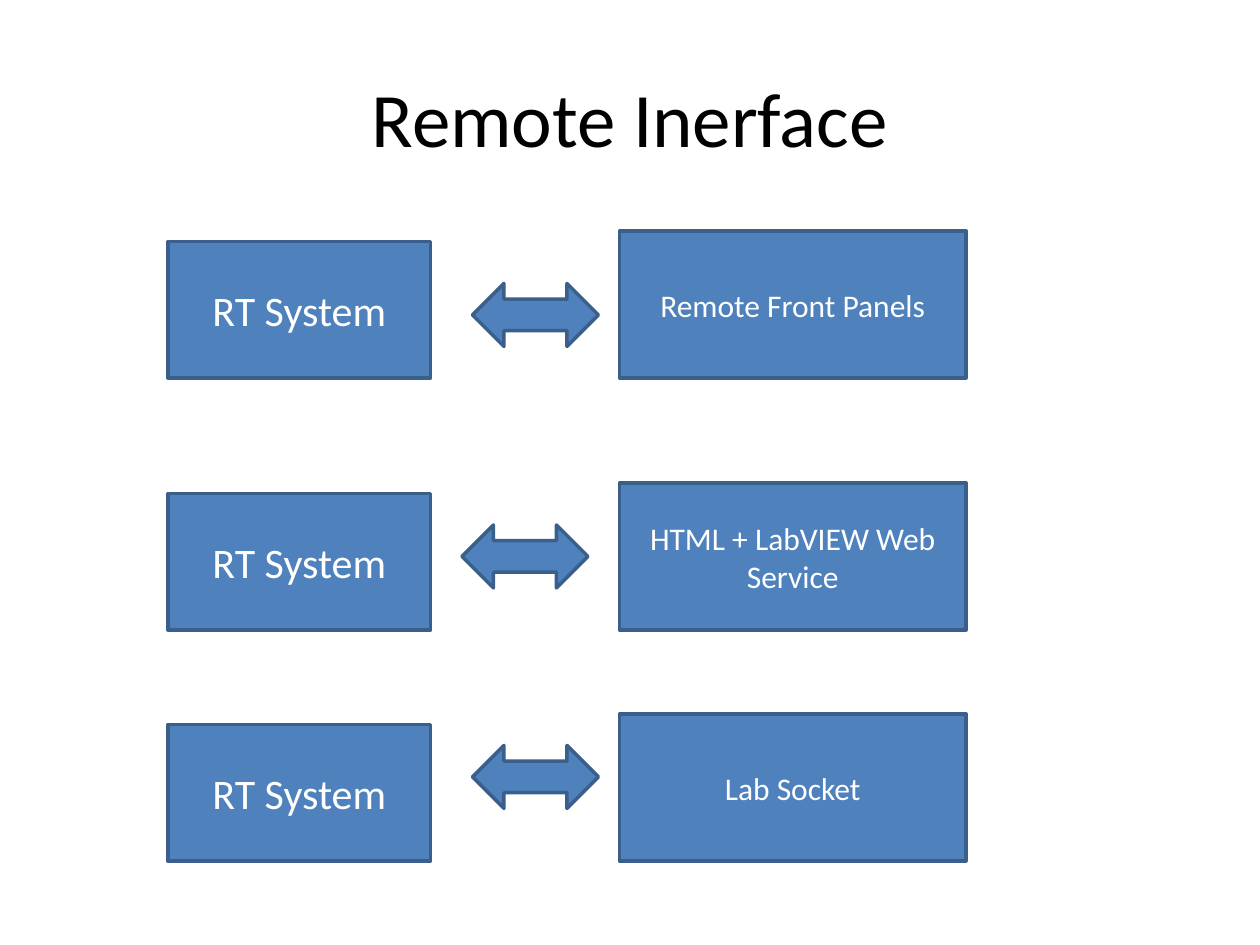
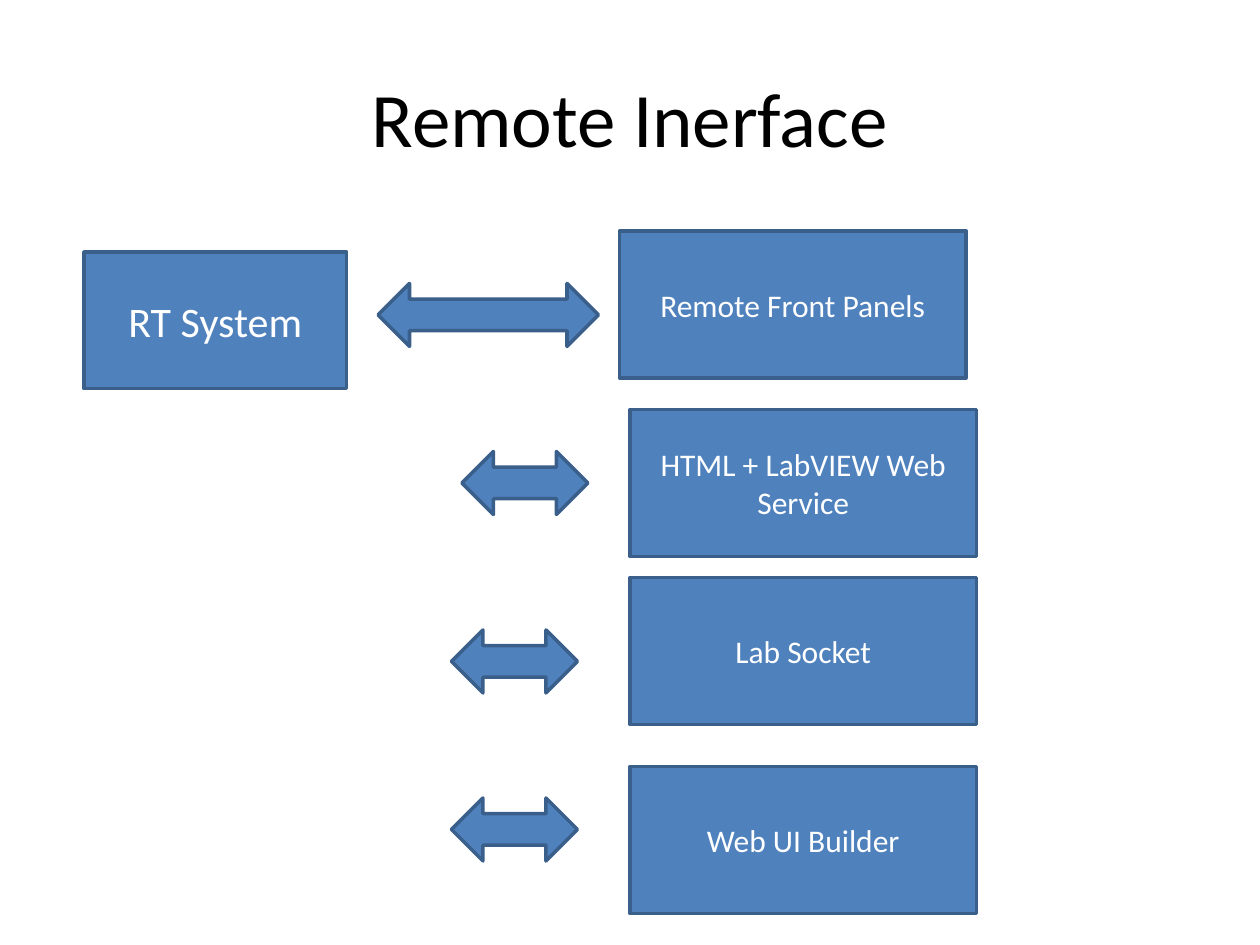
Before and after one commit to kalyanramu/Presentations, a slide deck: slide 2 of Remote Interfaces.pptx. Drawn at 1260x945 pixels with LibreOffice and Linux fonts; fonts in the diff are those of the drawing. Boxes give left, top, right and bottom in pixels: in the first picture for what was removed or moved away, otherwise in the second. Text is boxed around its words. In the diff, an @@ line names an element or a change of style, - is before the commit and + after.

```diff
--- a/Remote Interfaces.pptx
+++ b/Remote Interfaces.pptx
@@ rectangle "RT System" moved from (x1=168, y1=242, x2=430, y2=378) to (x1=84, y1=252, x2=346, y2=388) @@
@@ left right arrow resized from (x1=472, y1=284, x2=598, y2=346) to (x1=378, y1=284, x2=598, y2=346) @@
@@ rectangle "HTML + LabVIEW Web Service" moved from (x1=620, y1=483, x2=966, y2=630) to (x1=630, y1=410, x2=976, y2=557) @@
@@ left right arrow moved from (x1=462, y1=525, x2=588, y2=588) to (x1=462, y1=451, x2=588, y2=514) @@
@@ rectangle removed at (x1=168, y1=494, x2=430, y2=630) @@
-RT System
@@ rectangle "Lab Socket" moved from (x1=620, y1=714, x2=966, y2=862) to (x1=630, y1=577, x2=976, y2=724) @@
@@ left right arrow moved from (x1=472, y1=746, x2=598, y2=809) to (x1=451, y1=630, x2=577, y2=693) @@
@@ rectangle removed at (x1=168, y1=724, x2=430, y2=861) @@
-RT System
@@ rectangle added at (x1=630, y1=766, x2=976, y2=914), fill #4F81BD, outline #3A5F8C 2 pt, 18 pt, text #FFFFFF @@
+Web UI Builder
@@ left right arrow added at (x1=451, y1=798, x2=577, y2=861), fill #4F81BD, outline #3A5F8C 2 pt @@
```
Also in this commit, not shown: 2 slides added.
